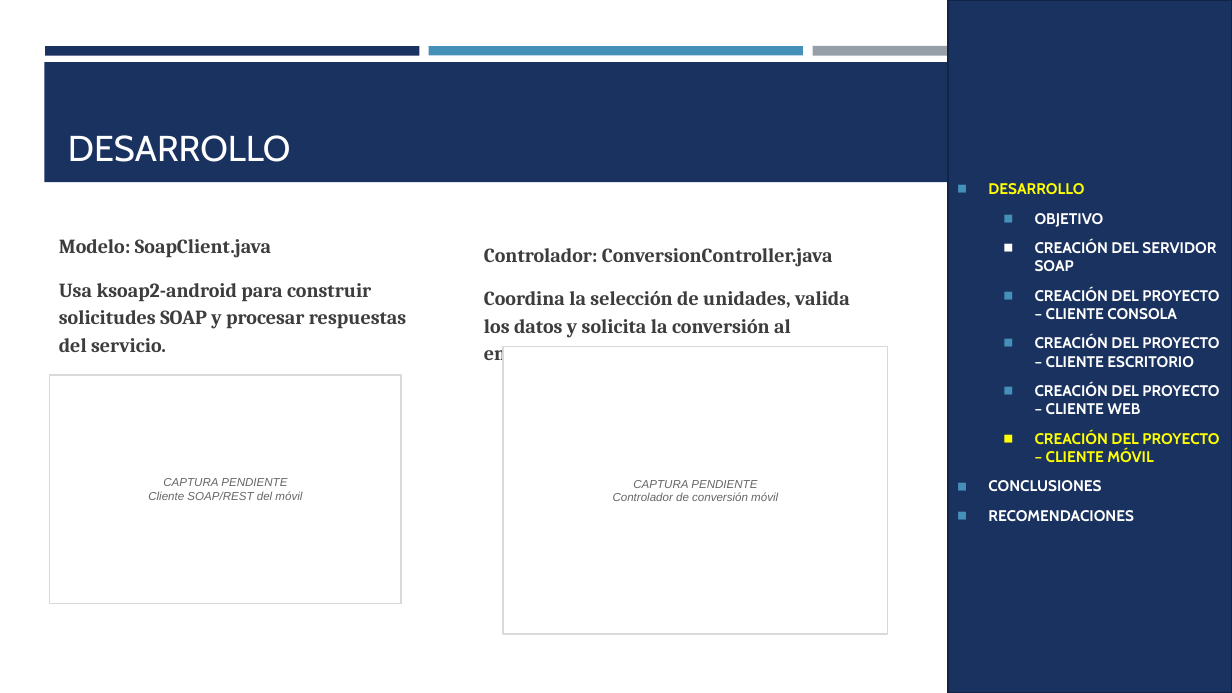
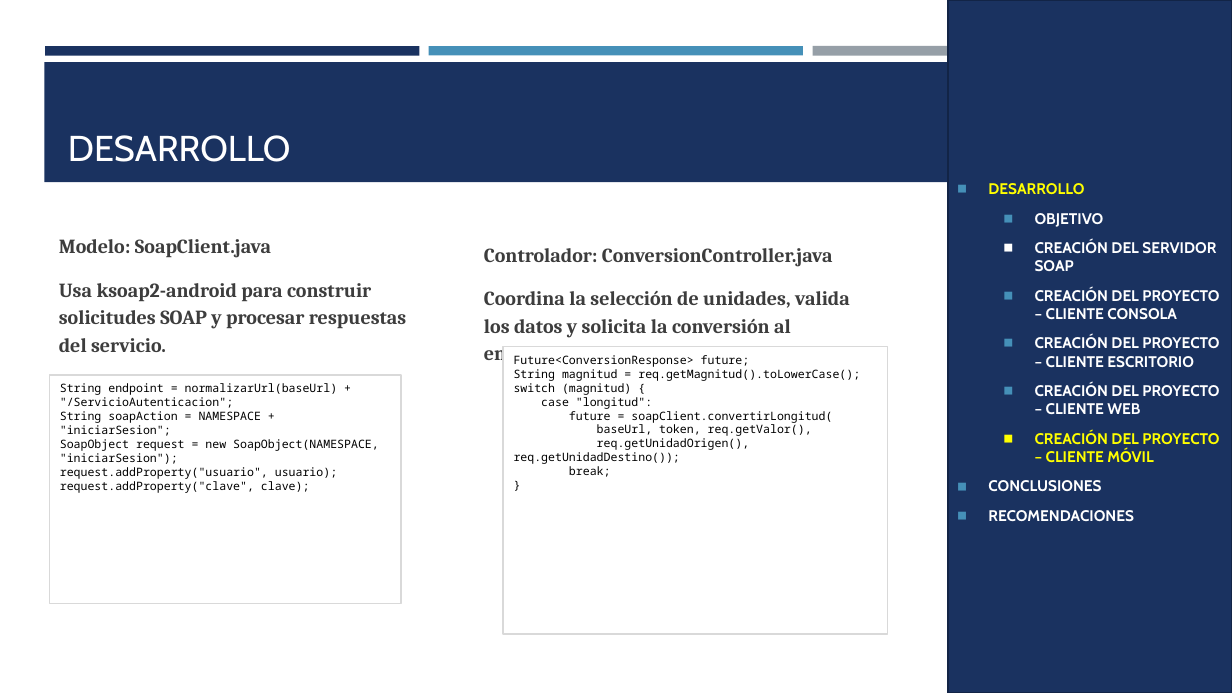
Before and after one commit to JulioViche/u1-sw-arch, a slide deck: slide 26 of TI.1.1. PAO202651_SOAP_JAVA_SINBDD_NRC36884_GR09/05. DOCUMENTACION/CONVUNI_SOAP_JAVA_GR09.pptx. Drawn at 1232x693 pixels with LibreOffice and Linux fonts; fonts in the diff are those of the drawing. Boxes give left, top, right and bottom in pixels: in the first picture for what was removed or moved away, otherwise in the second. Text is boxed around its words. In the diff, an @@ line names an element or a change of style, - is before the commit and + after.

Commit message:
docs(soap-java): completar manual y capturas de clientes
Actualiza el manual técnico y la presentación con capturas de los clientes de consola, escritorio, web y móvil, además de la evidencia del servidor y WSDL.

Conserva a Murillo Medina, Gabriel Omar y Viche Castillo, Julio Enrique en orden alfabético. Corrige las figuras del proyecto móvil y presenta LoginController y ConversionController como texto editable con sus rótulos y líneas legibles.

Incluye las capturas y la versión Markdown del manual. El DOCX se abrió en Word y se revisaron páginas renderizadas; la presentación se renderizó y no contiene marcadores de captura pendiente.

```diff
--- a/TI.1.1. PAO202651_SOAP_JAVA_SINBDD_NRC36884_GR09/05. DOCUMENTACION/CONVUNI_SOAP_JAVA_GR09.pptx
+++ b/TI.1.1. PAO202651_SOAP_JAVA_SINBDD_NRC36884_GR09/05. DOCUMENTACION/CONVUNI_SOAP_JAVA_GR09.pptx
@@ rectangle "Future<ConversionResponse> future; String magnitud = ..." at [504,347,888,635]: vertical alignment middle to top @@
@@ text in rectangle at [514,355,860,477]: text changed; font Arial to Noto Sans Mono; text colour #666666 to #000000; italic off @@
-CAPTURA PENDIENTE
-Controlador de conversión móvil
+Future<ConversionResponse> future;
+String magnitud = req.getMagnitud().toLowerCase();
+switch (magnitud) {
+case "longitud":
+future = soapClient.convertirLongitud(
+baseUrl, token, req.getValor(),
+req.getUnidadOrigen(), req.getUnidadDestino());
+break;
+}
@@ rectangle "String endpoint = normalizarUrl(baseUrl) + ..." at [50,375,401,604]: vertical alignment middle to top @@
@@ text in rectangle at [60,383,379,493]: text changed; font Arial to Noto Sans Mono; text colour #666666 to #000000; italic off @@
-CAPTURA PENDIENTE
-Cliente SOAP/REST del móvil
+String endpoint = normalizarUrl(baseUrl) + "/ServicioAutenticacion";
+String soapAction = NAMESPACE + "iniciarSesion";
+SoapObject request = new SoapObject(NAMESPACE, "iniciarSesion");
+request.addProperty("usuario", usuario);
+request.addProperty("clave", clave);
```
Also in this commit, not shown: 15 other slides changed, 18 other files.
